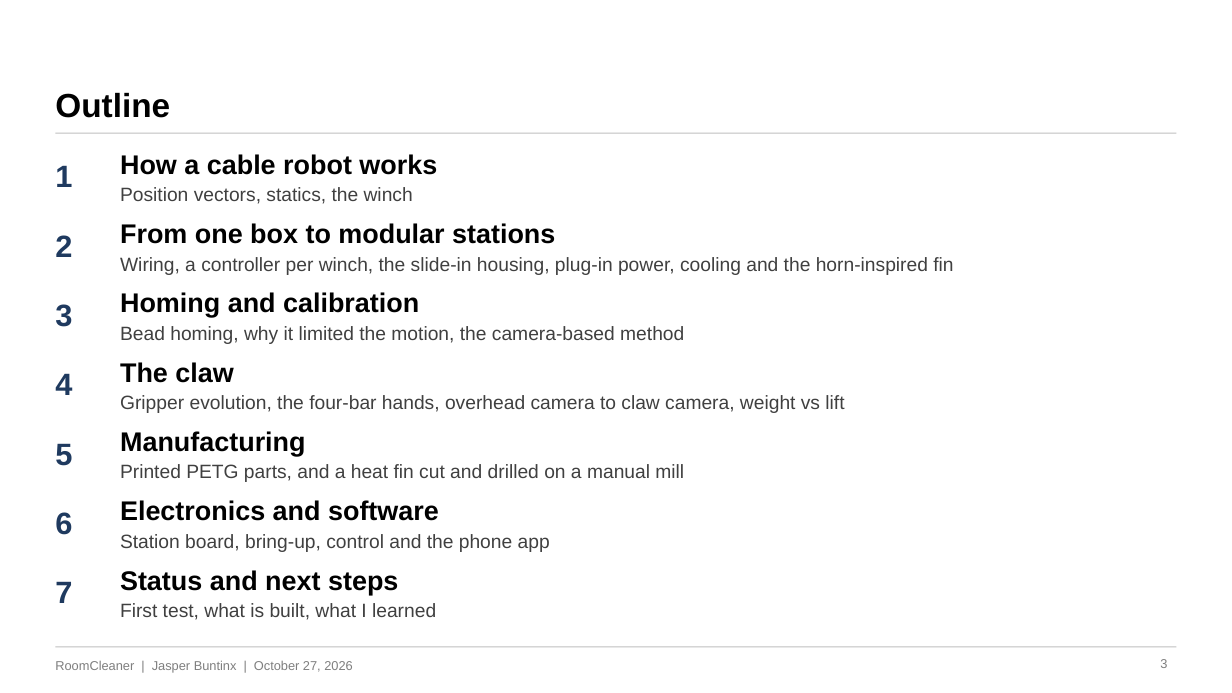
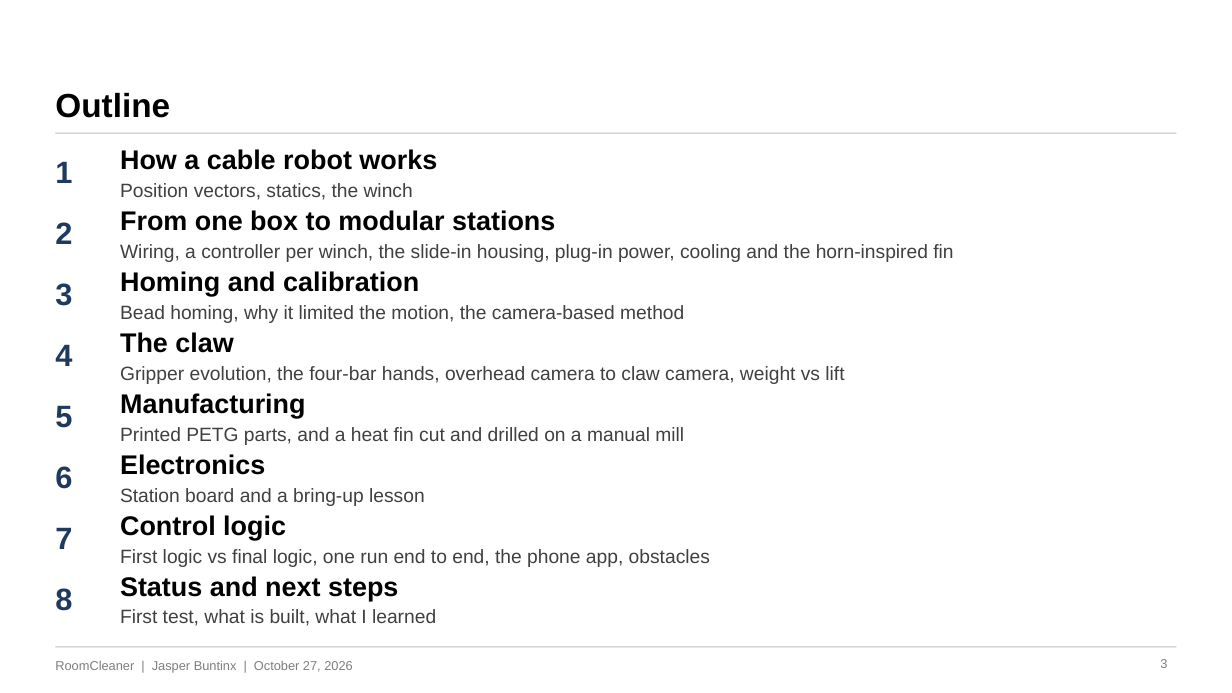
Before and after one commit to Jaspario1199/RoomCleaner, a slide deck: slide 3 of docs/presentation/deck_v4/RoomCleaner_Buntinx_Oct27_v4.pptx. Drawn at 1232x693 pixels with LibreOffice and Linux fonts; fonts in the diff are those of the drawing. Boxes give left, top, right and bottom in pixels: in the first picture for what was removed or moved away, otherwise in the second. Text is boxed around its words. In the diff, an @@ line names an element or a change of style, - is before the commit and + after.

```diff
--- a/docs/presentation/deck_v4/RoomCleaner_Buntinx_Oct27_v4.pptx
+++ b/docs/presentation/deck_v4/RoomCleaner_Buntinx_Oct27_v4.pptx
@@ 3 texts: place and size @@
-3 texts at [55,154,437,204]
+3 texts at [55,149,437,200]
@@ 3 texts: place and size @@
-3 texts at [55,223,953,275]
+3 texts at [55,210,953,262]
@@ 3 texts: place and size @@
-3 texts at [55,292,684,344]
+3 texts at [55,271,684,323]
@@ 3 texts: place and size @@
-3 texts at [55,362,844,413]
+3 texts at [55,332,844,384]
@@ 3 texts: place and size @@
-3 texts at [55,431,684,482]
+3 texts at [55,393,684,445]
@@ text "6": place and size @@
-text "6" at [55,512,72,535]
+text "6" at [55,466,72,489]
@@ text at [120,454,265,475]: text changed @@
-Electronics and software
+Electronics
@@ text "7": place and size @@
-text "7" at [55,581,72,603]
+text "7" at [55,527,72,549]
@@ text at [120,488,425,506]: text changed @@
-Station board, bring-up, control and the phone app
+Station board and a bring-up lesson
@@ text added at [120,515,286,540], 21 pt, text #000000, bold @@
+Control logic
@@ text "Status and next steps": place and size @@
-text "Status and next steps" at [120,570,398,595]
+text "Status and next steps" at [120,576,398,601]
@@ text added at [120,549,710,567], 15 pt, text #404040 @@
+First logic vs final logic, one run end to end, the phone app, obstacles
@@ text added at [55,588,72,611], 24 pt, text #1F3A5F, bold @@
+8
@@ text "First test, what is built, ...": place and size @@
-text "First test, what is built, ..." at [120,603,436,620]
+text "First test, what is built, ..." at [120,609,436,626]
```
Also in this commit, not shown: 3 other slides changed, 5 slides added, 2 other files.
